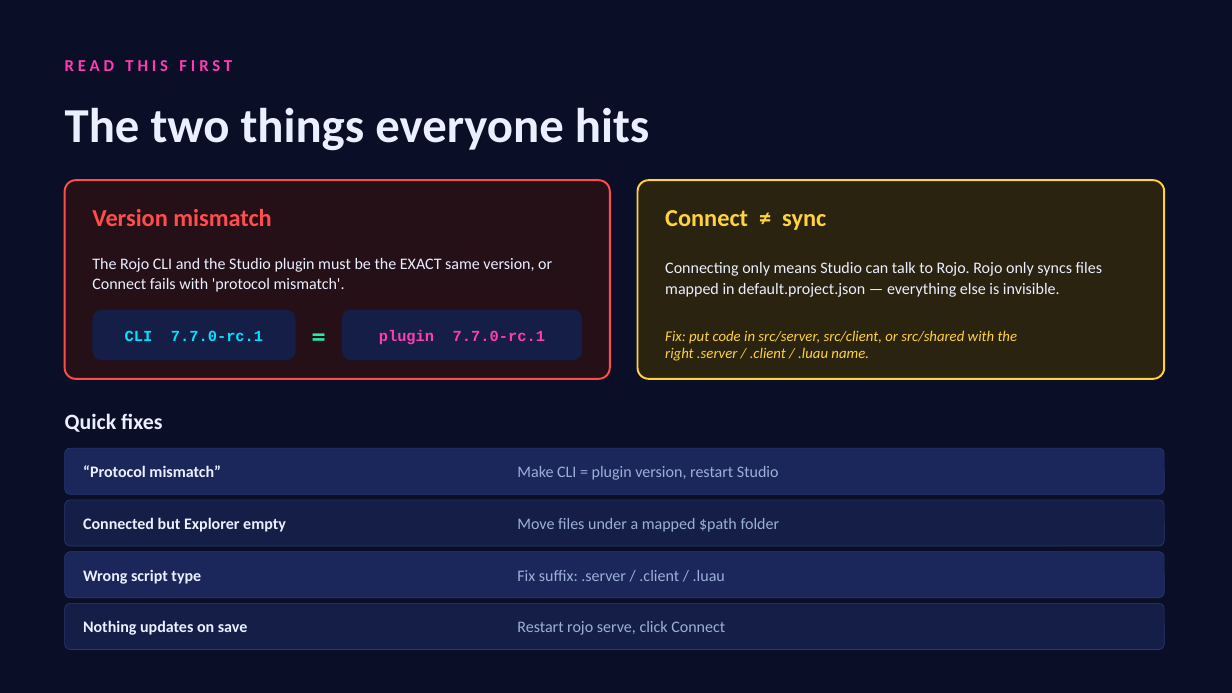
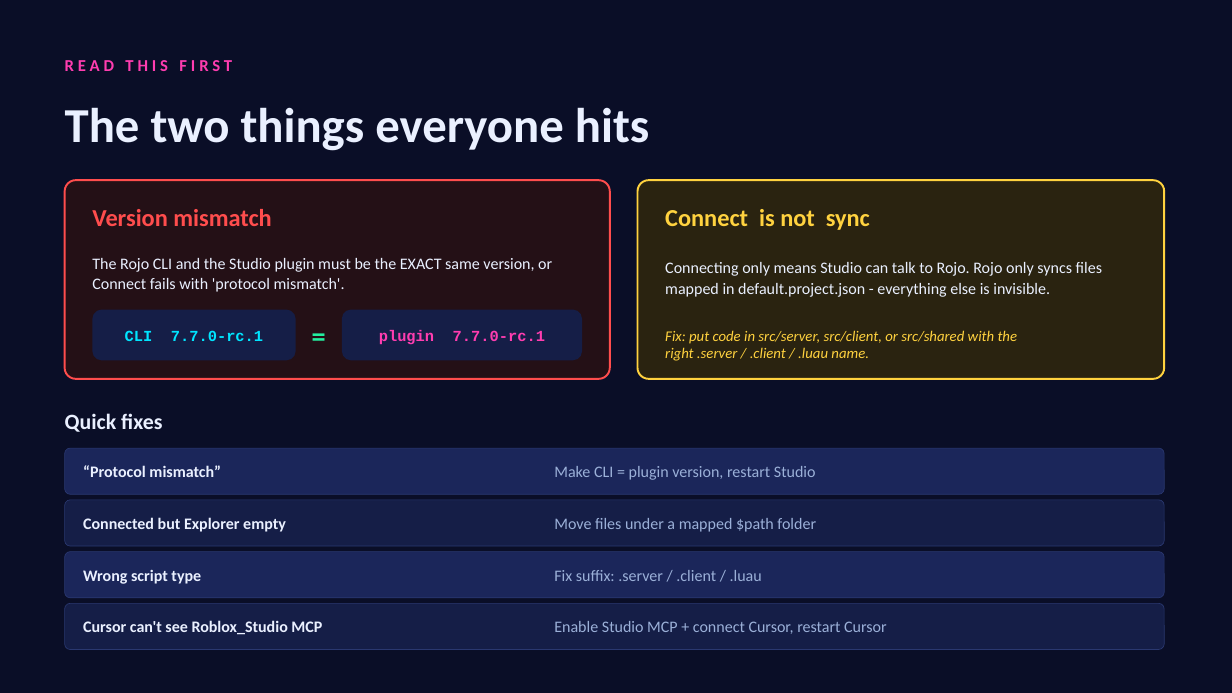
Before and after one commit to charlesb777/roblox_dev, a slide deck: slide 6 of Roblox-Dev-Rig-Setup.pptx. Drawn at 1232x693 pixels with LibreOffice and Linux fonts; fonts in the diff are those of the drawing. Boxes give left, top, right and bottom in pixels: in the first picture for what was removed or moved away, otherwise in the second. Text is boxed around its words. In the diff, an @@ line names an element or a change of style, - is before the commit and + after.

```diff
--- a/Roblox-Dev-Rig-Setup.pptx
+++ b/Roblox-Dev-Rig-Setup.pptx
@@ text at [665, 209, 870, 230]: text changed @@
-Connect ≠ sync
+Connect is not sync
@@ text at [665, 262, 1102, 297]: text changed @@
-Connecting only means Studio can talk to Rojo. Rojo only syncs files mapped in default.project.json — everything else is invisible.
+Connecting only means Studio can talk to Rojo. Rojo only syncs files mapped in default.project.json - everything else is invisible.
@@ text "Make CLI = plugin version, ...": place and size @@
-text "Make CLI = plugin version, ..." at [517, 466, 779, 480]
+text "Make CLI = plugin version, ..." at [554, 466, 816, 480]
@@ text "Move files under a mapped ...": place and size @@
-text "Move files under a mapped ..." at [517, 518, 780, 532]
+text "Move files under a mapped ..." at [554, 518, 816, 532]
@@ text "Fix suffix: .server / .client ...": place and size @@
-text "Fix suffix: .server / .client ..." at [517, 570, 725, 581]
+text "Fix suffix: .server / .client ..." at [554, 570, 762, 581]
@@ text at [83, 620, 322, 635]: text changed @@
-Nothing updates on save
+Cursor can't see Roblox_Studio MCP
@@ text at [554, 621, 887, 634]: text changed @@
-Restart rojo serve, click Connect
+Enable Studio MCP + connect Cursor, restart Cursor
```
Also in this commit, not shown: 5 other slides changed, 3 slides added, 2 slides removed, 11 other files.
